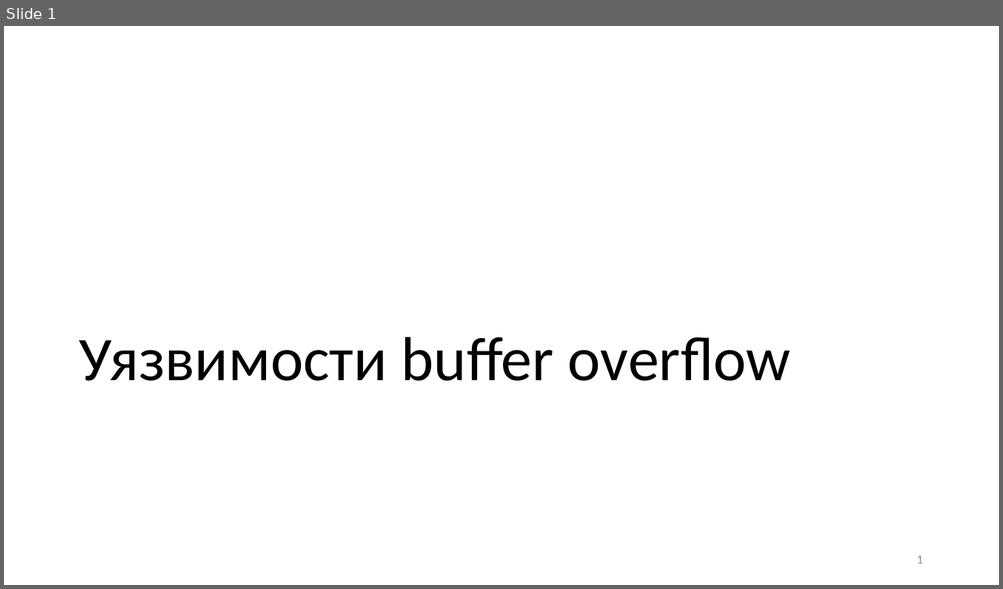
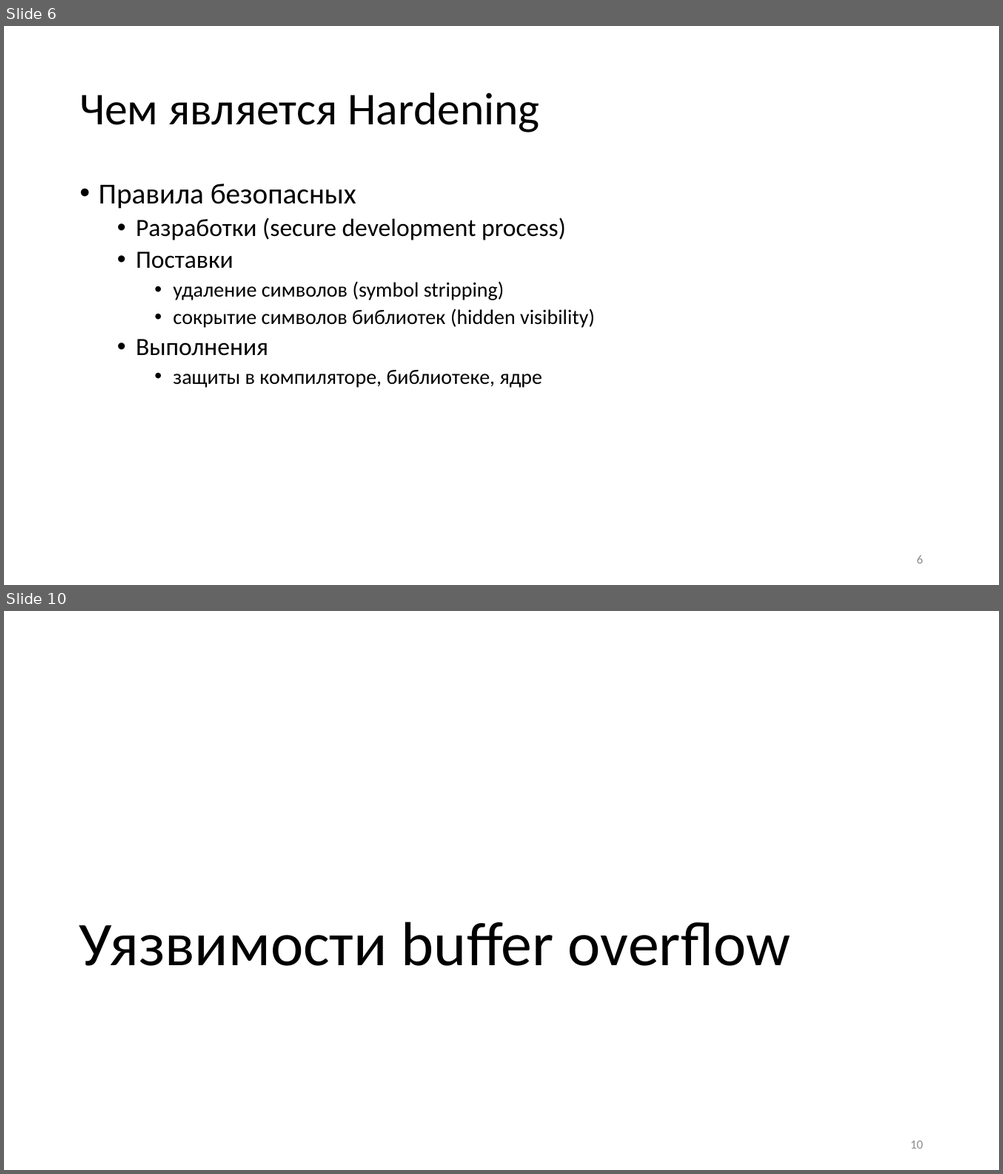
Before and after one commit to yugr/slides, a slide deck: CppZeroCost/2025/RU.pptx. Shown one above the other, each under a label of ours: slide 1 before the commit, slides 6 and 10 after it; the slides between them are not shown. The pictures are 1003x589 and 1003x1174 pixels, drawn with LibreOffice and Linux fonts; fonts in the diff are those of the drawing. Boxes give left, top, right and bottom in pixels: in the first picture for what was removed or moved away, otherwise in the second. Text is boxed around its words. In the diff, an @@ line names an element or a change of style, - is before the commit and + after.

```diff
--- a/CppZeroCost/2025/RU.pptx
+++ b/CppZeroCost/2025/RU.pptx
@@ slide 6 added at <box>4,26,999,585</box>, background #FFFFFF @@
@@ title added at <box>79,93,540,133</box>, 44 pt, text #000000 @@
+Чем является Hardening
@@ text added at <box>99,184,595,388</box>, 20 pt, text #000000 @@
+• Правила безопасных
+  • Разработки (secure development process)
+  • Поставки
+    • удаление символов (symbol stripping)
+    • сокрытие символов библиотек (hidden visibility)
+  • Выполнения
+    • защиты в компиляторе, библиотеке, ядре
@@ page number added at <box>916,556,922,564</box>, 12 pt, text #8C8C8C @@
+6
@@ what was slide 1 is now slide 10 @@
@@ page number at <box>910,1141,922,1149</box>: text changed @@
-1
+10
```
Also in this commit, not shown: 2 slides changed, 20 other slides added, 2 other files.
